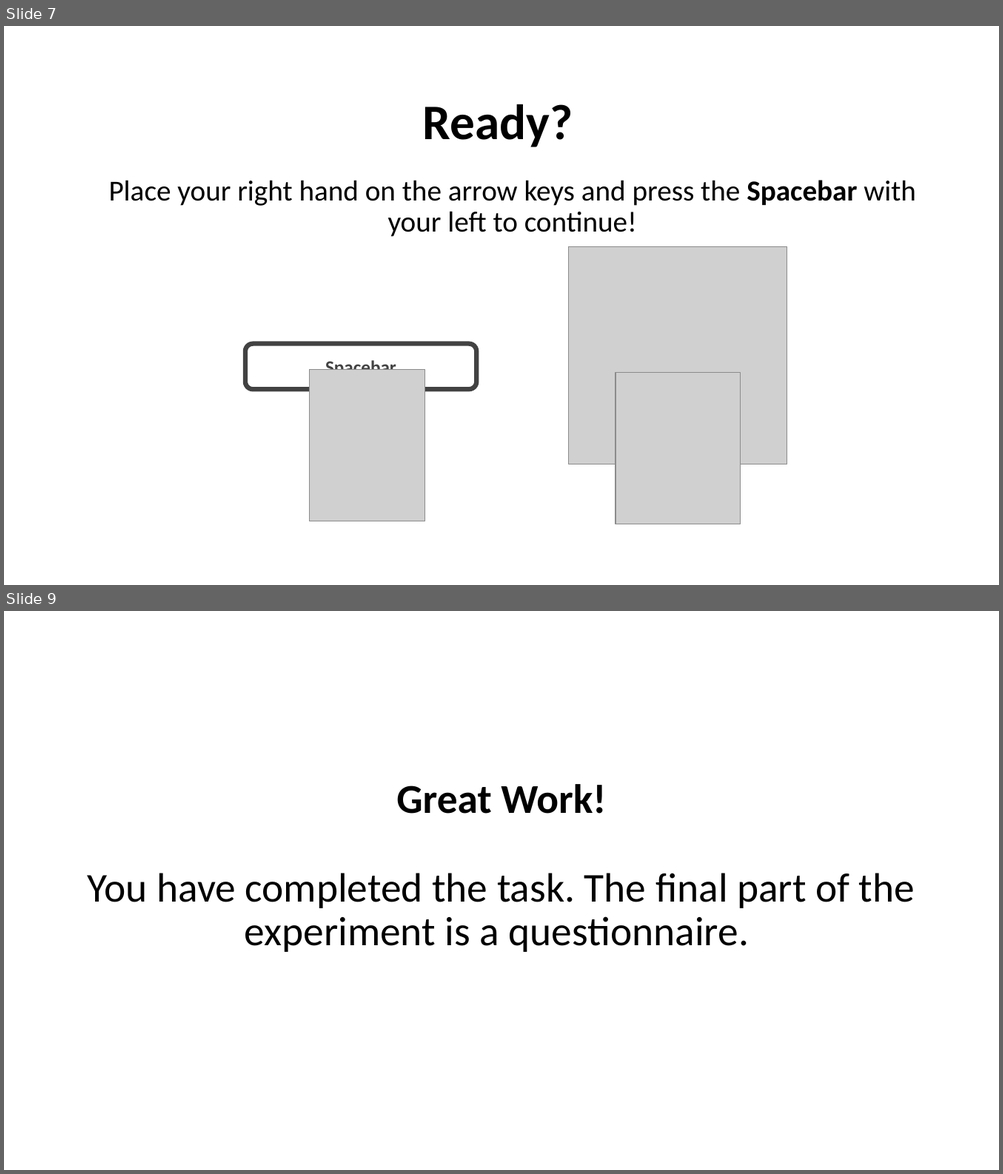
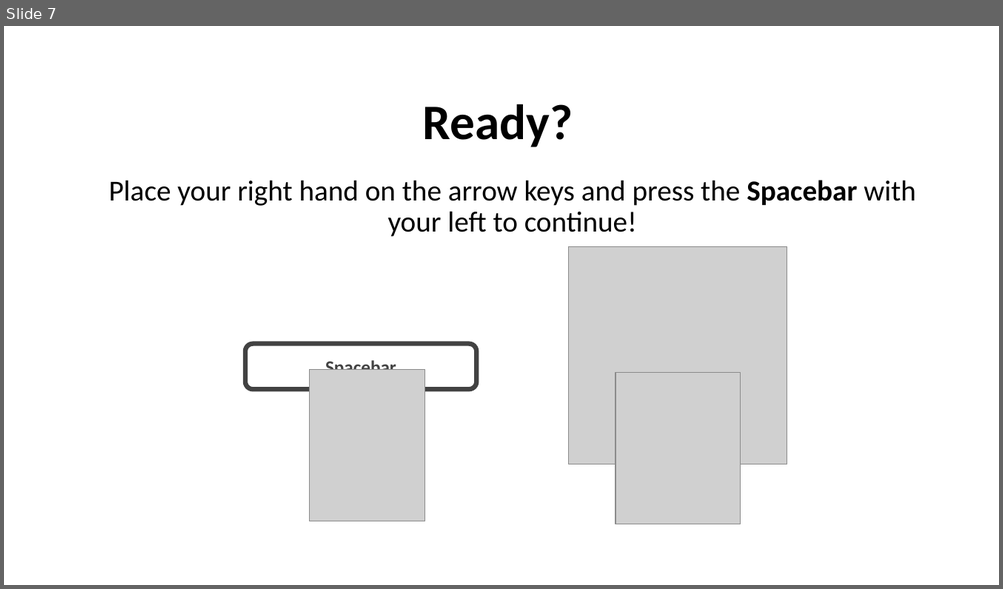
Before and after one commit to kbnealy/OpenMaze, a slide deck: Assets/StreamingAssets/2D_Objects/ID/WaterMaze_Online_Threshold.pptx. Shown one above the other, each under a label of ours: slides 7 and 9 before the commit, slide 7 after it; the slides between them are not shown. The pictures are 1003x1174 and 1003x589 pixels, drawn with LibreOffice and Linux fonts; fonts in the diff are those of the drawing; grey boxes stand for pictures. Boxes give left, top, right and bottom in pixels: in the first picture for what was removed or moved away, otherwise in the second. Text is boxed around its words. In the diff, an @@ line names an element or a change of style, - is before the commit and + after.

```diff
--- a/Assets/StreamingAssets/2D_Objects/ID/WaterMaze_Online_Threshold.pptx
+++ b/Assets/StreamingAssets/2D_Objects/ID/WaterMaze_Online_Threshold.pptx
@@ slide 9 removed at box(4, 611, 999, 1170), background #FFFFFF @@
@@ title removed at box(88, 784, 914, 952) @@
-Great Work!
-You have completed the task. The final part of the experiment is a questionnaire.
```
Also in this commit, not shown: 2 slides changed, 24 other files.
